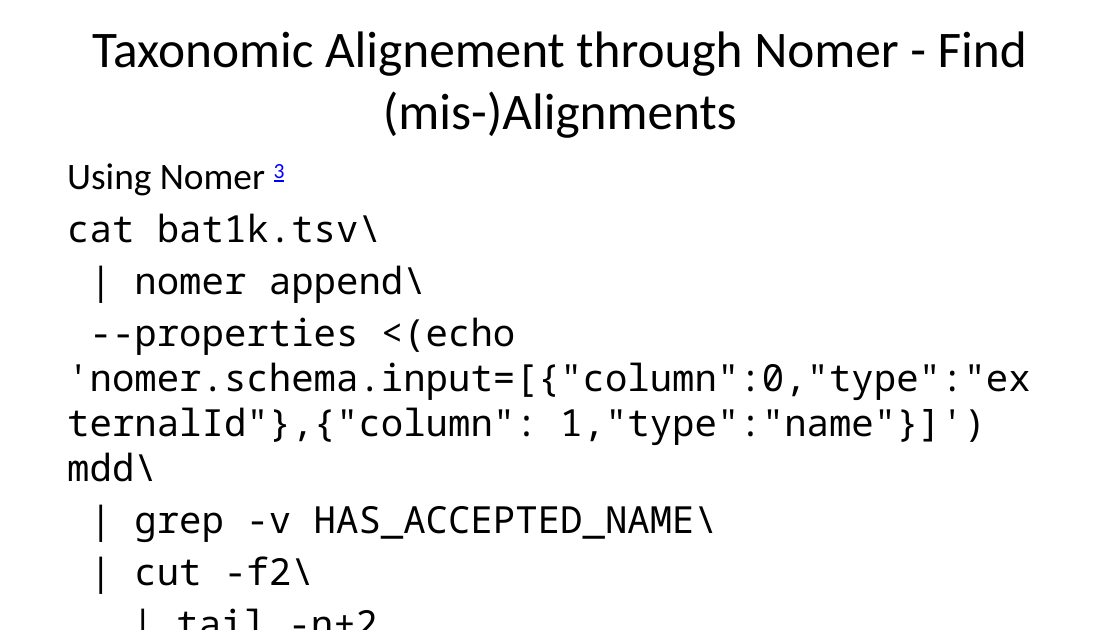
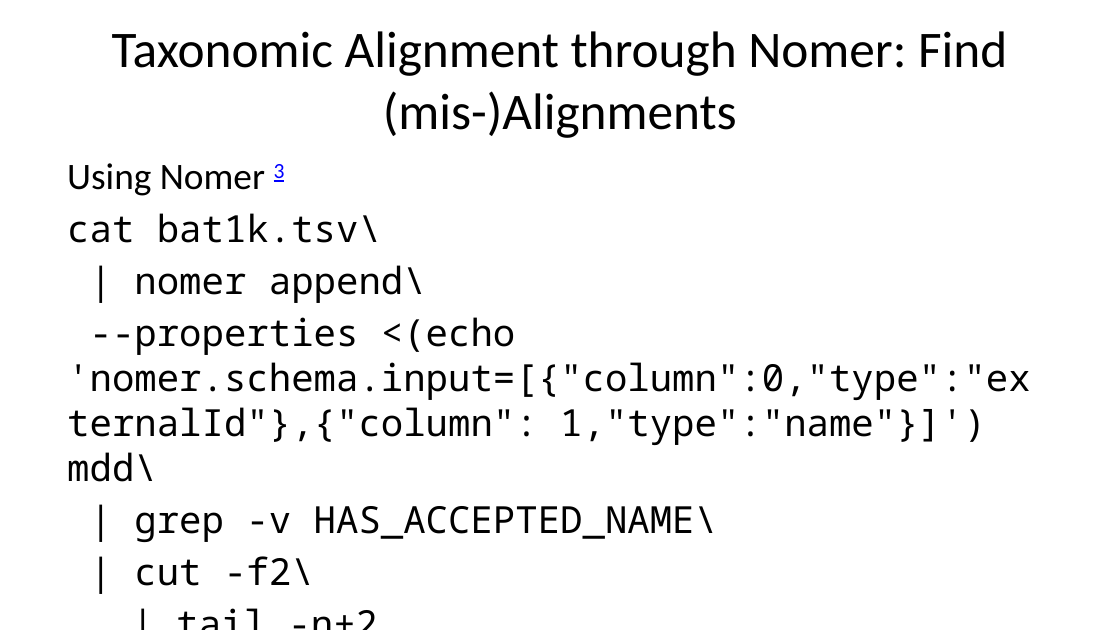
Before and after one commit to jhpoelen/bat1k-talk-2024-10-27, a slide deck: slide 8 of slides.pptx. Drawn at 1120x630 pixels with LibreOffice and Linux fonts; fonts in the diff are those of the drawing. Boxes give left, top, right and bottom in pixels: in the first picture for what was removed or moved away, otherwise in the second. Text is boxed around its words. In the diff, an @@ line names an element or a change of style, - is before the commit and + after.

```diff
--- a/slides.pptx
+++ b/slides.pptx
@@ title at bbox=[112, 31, 1007, 138]: text changed @@
-Taxonomic Alignement through Nomer - Find (mis-)Alignments
+Taxonomic Alignment through Nomer: Find (mis-)Alignments
```
Also in this commit, not shown: 2 other slides changed, 3 other files.
